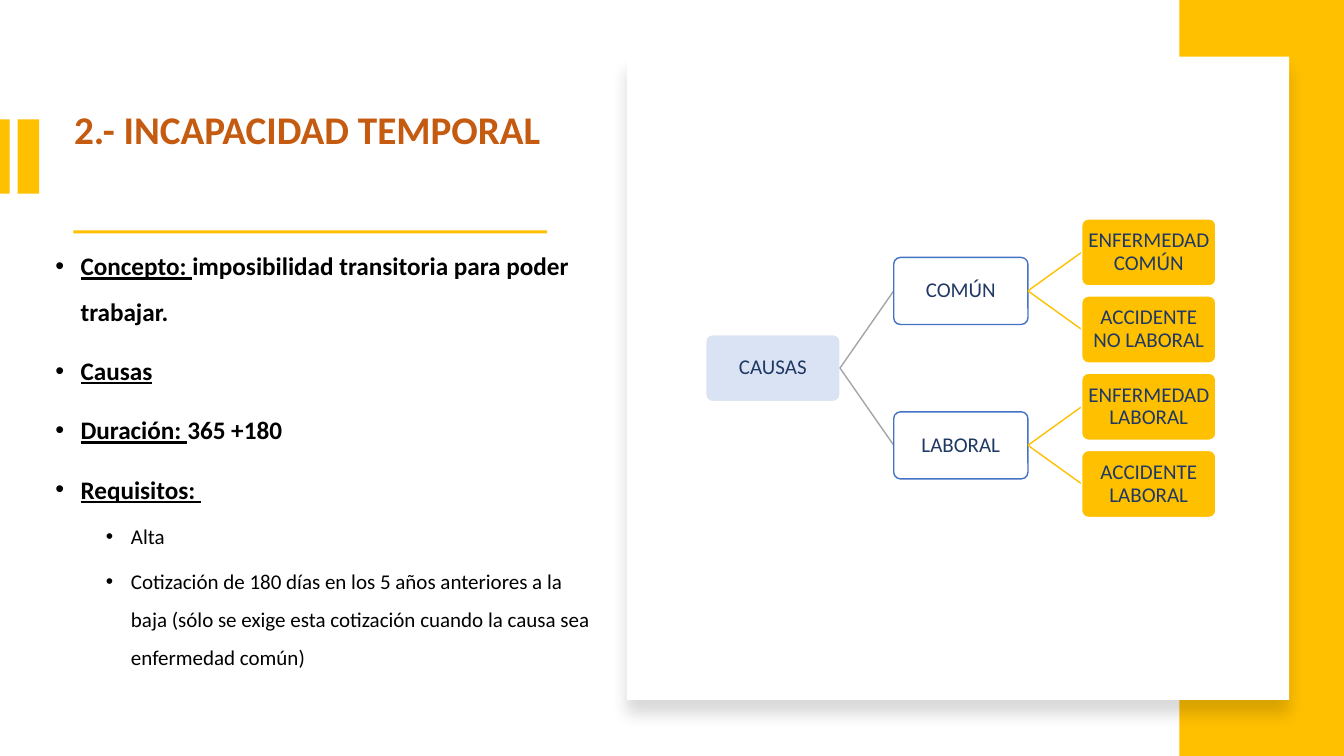
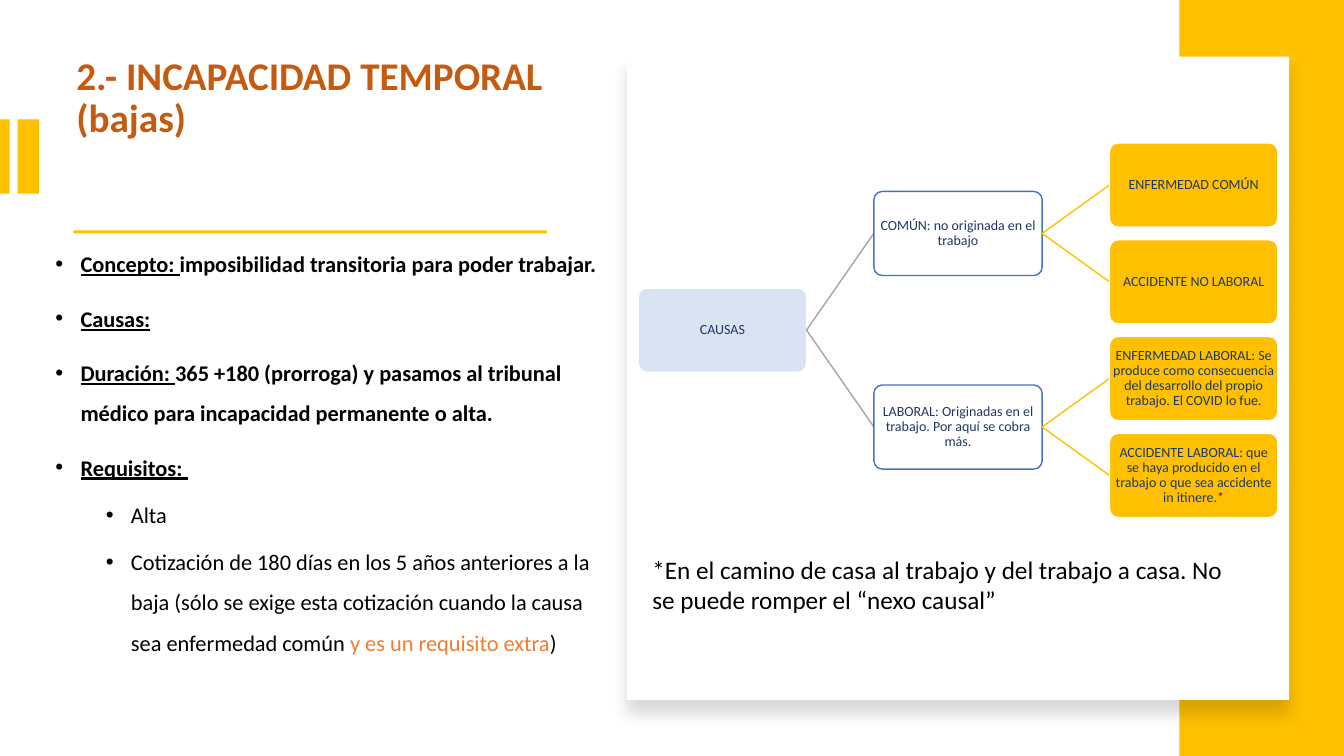
Before and after one commit to DiMaPaGa/daw1, a slide deck: slide 4 of PROGRAMACION/FOL/TEMA 6 FOL PRESTACIONES SS .pptx. Drawn at 1344x756 pixels with LibreOffice and Linux fonts; fonts in the diff are those of the drawing. Boxes give left, top, right and bottom in pixels: in the first picture for what was removed or moved away, otherwise in the second. Text is boxed around its words. In the diff, an @@ line names an element or a change of style, - is before the commit and + after.

```diff
--- a/PROGRAMACION/FOL/TEMA 6 FOL PRESTACIONES SS .pptx
+++ b/PROGRAMACION/FOL/TEMA 6 FOL PRESTACIONES SS .pptx
@@ title at (x1=76, y1=64, x2=542, y2=139): text changed @@
-2.- INCAPACIDAD TEMPORAL
+2.- INCAPACIDAD TEMPORAL (bajas)
@@ rounded rectangle resized from (x1=1082, y1=296, x2=1216, y2=364) to (x1=1110, y1=143, x2=1278, y2=227) @@
@@ size 15 to 10 pt; less space between paragraphs in 3 elements at (x1=700, y1=325, x2=745, y2=334), (x1=1123, y1=277, x2=1264, y2=286), (x1=1129, y1=177, x2=1258, y2=189) @@
@@ text "ENFERMEDAD COMÚN" moved from (x1=1088, y1=233, x2=1209, y2=270) to (x1=1129, y1=177, x2=1258, y2=189) @@
@@ rounded rectangle resized from (x1=894, y1=257, x2=1028, y2=325) to (x1=874, y1=192, x2=1043, y2=275) @@
@@ freeform shape at (x1=1041, y1=183, x2=1111, y2=234): rotation 35 to 324 degrees; outline redrawn @@
@@ freeform shape resized from (x1=838, y1=290, x2=895, y2=369) to (x1=805, y1=232, x2=876, y2=331) @@
@@ freeform shape at (x1=1041, y1=231, x2=1111, y2=283): rotation 324 to 35 degrees; outline redrawn @@
@@ text at (x1=81, y1=256, x2=596, y2=523): size 18 to 16 pt in "Concepto: imposibilidad transitoria para poder trabajar.", "Requisitos:"; size 15 to 16 pt in "Alta" @@
@@ rounded rectangle resized from (x1=1082, y1=219, x2=1216, y2=286) to (x1=1110, y1=240, x2=1278, y2=324) @@
@@ text "ACCIDENTE NO LABORAL" moved from (x1=1093, y1=310, x2=1204, y2=347) to (x1=1123, y1=277, x2=1264, y2=286) @@
@@ rounded rectangle resized from (x1=706, y1=335, x2=840, y2=402) to (x1=638, y1=288, x2=807, y2=372) @@
@@ text "CAUSAS" moved from (x1=739, y1=360, x2=807, y2=374) to (x1=700, y1=325, x2=745, y2=334) @@
@@ text at (x1=81, y1=312, x2=562, y2=425): text changed; size 18 to 16 pt @@
-• Causas
-• Duración: 365 +180
+• Causas:
+• Duración: 365 +180 (prorroga) y pasamos al tribunal médico para incapacidad permanente o alta.
@@ freeform shape resized from (x1=838, y1=367, x2=895, y2=446) to (x1=805, y1=329, x2=876, y2=428) @@
@@ rounded rectangle resized from (x1=1082, y1=373, x2=1216, y2=441) to (x1=1110, y1=337, x2=1278, y2=420) @@
@@ rounded rectangle resized from (x1=894, y1=412, x2=1028, y2=480) to (x1=874, y1=385, x2=1043, y2=469) @@
@@ freeform shape resized from (x1=1027, y1=404, x2=1084, y2=447) to (x1=1041, y1=377, x2=1111, y2=428) @@
@@ freeform shape resized from (x1=1027, y1=444, x2=1084, y2=486) to (x1=1041, y1=425, x2=1111, y2=476) @@
@@ rounded rectangle resized from (x1=1082, y1=451, x2=1216, y2=518) to (x1=1110, y1=434, x2=1278, y2=517) @@
@@ group added at (x1=881, y1=218, x2=1274, y2=502): 4 texts @@
+COMÚN: no originada en el trabajo
+LABORAL: Originadas en el trabajo. Por aquí se cobra más.
+ENFERMEDAD LABORAL: Se produce como consecuencia del desarrollo del propio trabajo. El COVID lo fue.
+ACCIDENTE LABORAL: que se haya producido en el trabajo o que sea accidente in itinere.*
@@ group removed at (x1=921, y1=280, x2=1209, y2=502): 4 texts @@
-COMÚN
-LABORAL
-ENFERMEDAD LABORAL
-ACCIDENTE LABORAL
@@ text at (x1=131, y1=554, x2=590, y2=655): text changed; size 15 to 16 pt @@
-  • Cotización de 180 días en los 5 años anteriores a la baja (sólo se exige esta cotización cuando la causa sea enfermedad común)
+  • Cotización de 180 días en los 5 años anteriores a la baja (sólo se exige esta cotización cuando la causa sea enfermedad común y es un requisito extra)
@@ text added at (x1=652, y1=561, x2=1222, y2=613), 18 pt, text #000000 @@
+*En el camino de casa al trabajo y del trabajo a casa. No se puede romper el “nexo causal”
```
Also in this commit, not shown: 2 other slides changed, 8 other files.
